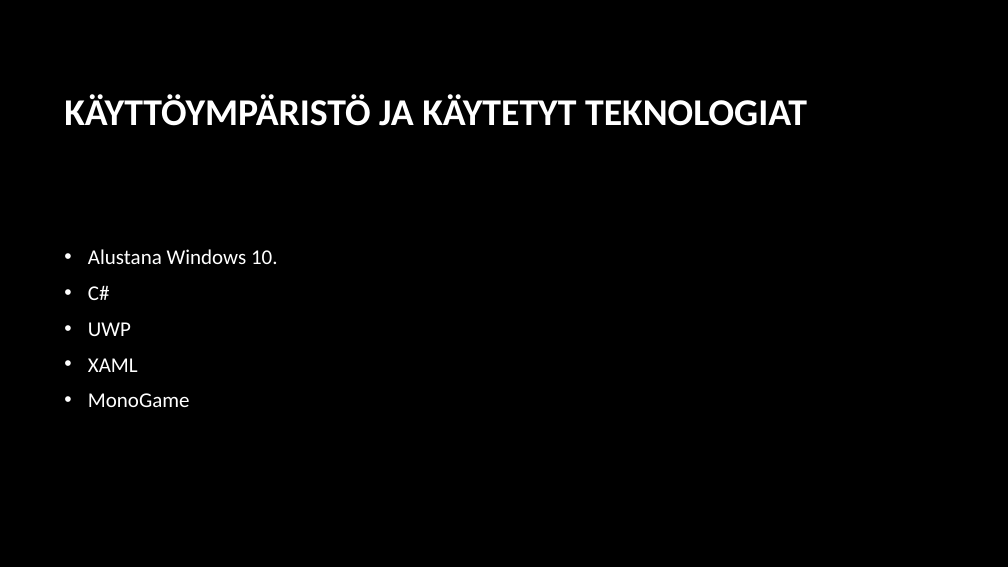
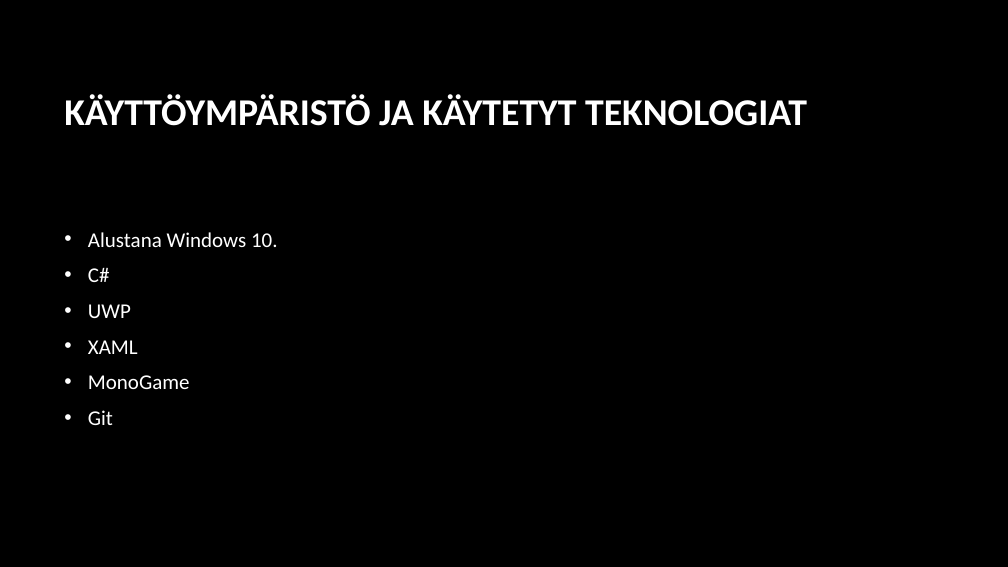
Before and after one commit to VilRan/SpaceShooter, a slide deck: slide 4 of Documentation/SpaceShooter.pptx. Drawn at 1008x567 pixels with LibreOffice and Linux fonts; fonts in the diff are those of the drawing; background and template pictures are left out. Boxes give left, top, right and bottom in pixels: in the first picture for what was removed or moved away, otherwise in the second. Text is boxed around its words. In the diff, an @@ line names an element or a change of style, - is before the commit and + after.

```diff
--- a/Documentation/SpaceShooter.pptx
+++ b/Documentation/SpaceShooter.pptx
@@ text at (x1=88, y1=410, x2=113, y2=425): paragraph added @@
+• Git
```
Also in this commit, not shown: 1 other file.
